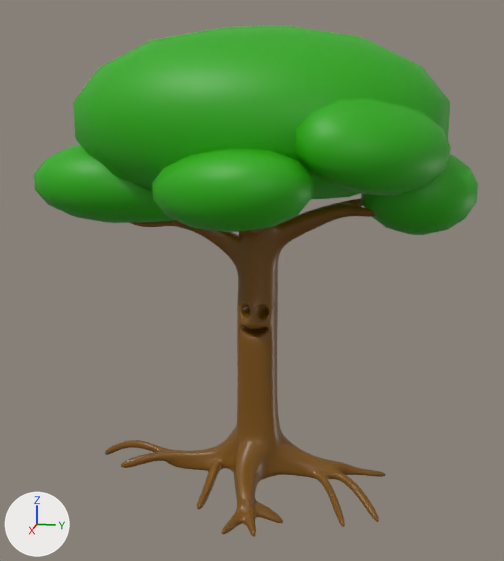
Two versions of the FBX model Assets/Model/AppleTree.fbx, one commit apart.
Both versions are drawn from a camera (50 mm lens) standing at (15.5, 2.96, 8.62) and looking at (0.84, 0.03, 4.95). Every picture has the same lights, and +X, +Y and +Z are marked at lower left. Where no turn or scale is listed for an object, it has been applied to the vertices.

In view in the first picture: 'Leaves', 'Trunk'.
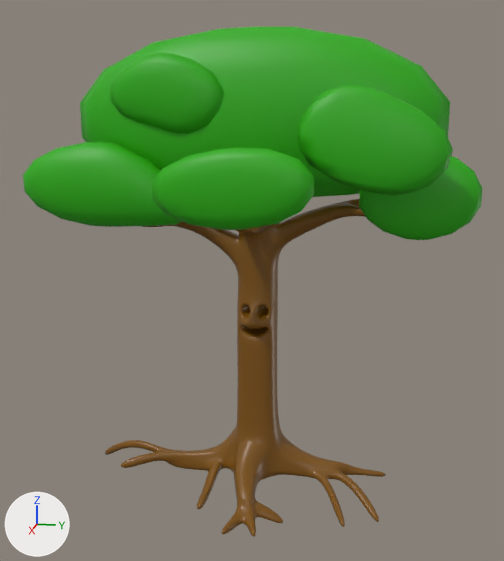
Where the newer file only moved an object's origin or applied its transform, the numbers keep the older frame.

Location of each change, [x1, y1, x2, y2] in pixels of the pictures (504 x 561 px; the box of a moved part takes in the faces that stretch with it):
'Leaves', reshaped, moved, rescaled
    before: [34, 26, 478, 235]
    after: [23, 27, 482, 240]
part 1 of me_sphere_003, moved or reshaped
    before: [73, 26, 450, 199]
    after: [23, 142, 182, 227]
part 2 of me_sphere_003, moved or reshaped
    before: [361, 154, 478, 235]
    after: [359, 156, 482, 240]
part 3 of me_sphere_003, moved or reshaped
    before: [152, 149, 314, 232]
    after: [152, 148, 314, 230]
part 4 of me_sphere_003, moved or reshaped
    before: [34, 145, 174, 223]
    after: [297, 85, 453, 195]
part 5 of me_sphere_003, moved or reshaped
    before: [294, 99, 451, 196]
    after: [80, 27, 450, 197]
part 6 of me_sphere_003, added (green)
    after: [110, 53, 224, 133]

The change, as a list of edits to the scene's bpy script:
```text
Change me_sphere_003:
    where me_sphere_003.from_pydata(...)  # 650 vertices, 720 faces; spans x -202.0..382.0, y -99.0..327.0, z -471.0..503.0
    used by ob_leaves; location = (0.0, 0.0, 7.0); rotation_euler = (1.571, 0.0, 0.0), in degrees (90, 0, 0); scale = (0.01, 0.01, 0.01)
    me_sphere_003 part 1: the loose piece of 130 vertices spanning x -202.0..299.0, y -29.0..327.0, z -402.0..394.0 is scaled about its middle by (0.00163, 0.00485, 0.00471), then moved by (-47.0, -142.0, 7.0)
    me_sphere_003 part 2: the loose piece of 130 vertices spanning x -89.0..137.0, y -99.0..83.0, z -471.0..-231.0 is scaled about its middle by (0.0022, 0.01, 0.01), then moved by (-23.0, 15.0, 348.0)
    me_sphere_003 part 3: the loose piece of 130 vertices spanning x 128.0..382.0, y -63.0..92.0, z -156.0..160.0 is scaled about its middle by (0.00265, 0.01, 0.01), then moved by (-253.0, -7.0, -2.0)
    me_sphere_003 part 4: the loose piece of 130 vertices spanning x -61.0..176.0, y -89.0..93.0, z 127.0..503.0 is scaled about its middle by (0.00143, 0.00906, 0.0069), then moved by (-56.0, 6.0, -318.0)
    me_sphere_003 part 5: the loose piece of 130 vertices spanning x 71.0..330.0, y 4.0..204.0, z -403.0..-116.0 is multiplied about its middle by the matrix ((0.006, -0.001, -0.004), (0.007, 0.02, -0.008), (0.013, 0.001, 0.021)), then moved by (-200.0, -96.0, 259.0)
    me_sphere_003 part 6: the loose piece of 130 vertices spanning x -202.0..299.0, y -29.0..327.0, z -402.0..394.0 is copied, and the copy is scaled about its middle by (0.00121, 0.00424, 0.00289), then moved by (-47.0, -140.0, 6.0); it spans x 1.0, y 8.0..10.0, z 0.0..3.0
Change ob_leaves:
    ob_leaves.location: (0.0, 0.0, 7.0) -> (0.0, 0.0, 0.0)
    ob_leaves.scale: (0.01, 0.01, 0.01) -> (1.0, 1.0, 1.0)
```
